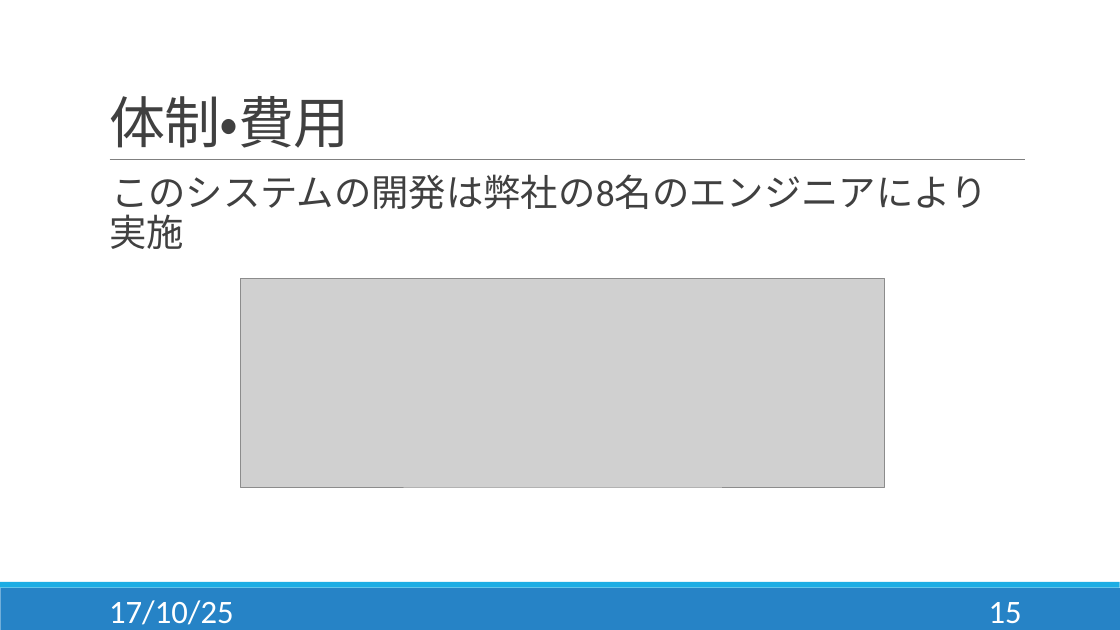
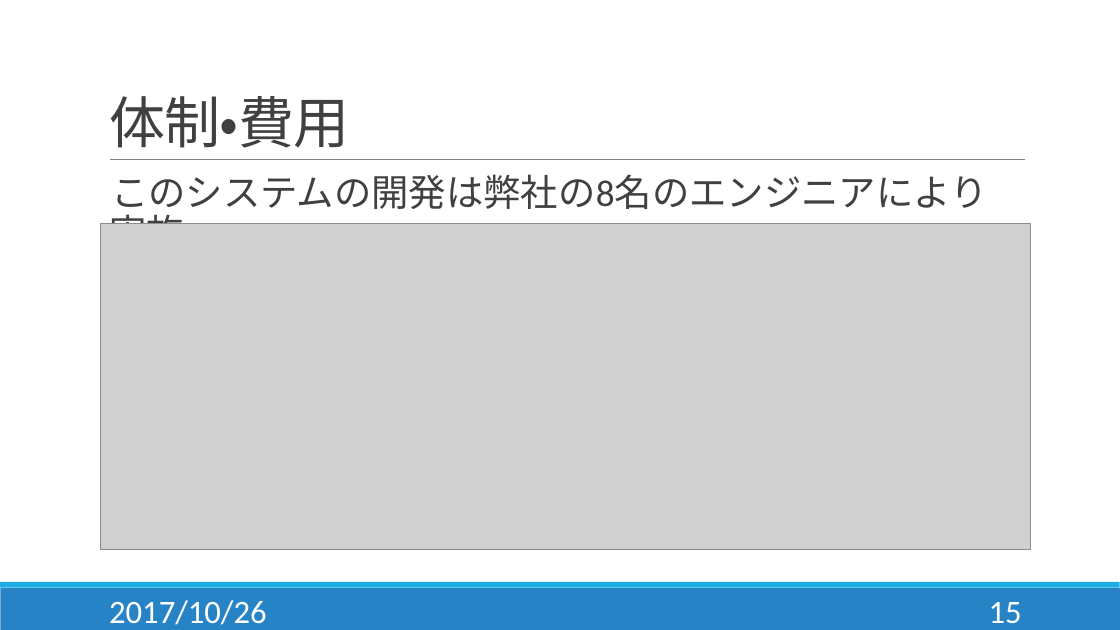
Before and after one commit to Hamato190360c/Siesta, a slide deck: slide 15 of 提案書発表/システム提案書_発表.pptx. Drawn at 1120x630 pixels with LibreOffice and Linux fonts; fonts in the diff are those of the drawing; grey boxes stand for pictures. Boxes give left, top, right and bottom in pixels: in the first picture for what was removed or moved away, otherwise in the second. Text is boxed around its words. In the diff, an @@ line names an element or a change of style, - is before the commit and + after.

```diff
--- a/提案書発表/システム提案書_発表.pptx
+++ b/提案書発表/システム提案書_発表.pptx
@@ picture added at box(101, 223, 1030, 549) @@
@@ picture removed at box(241, 278, 886, 487) @@
@@ text at box(109, 600, 266, 625): text changed @@
-17/10/25
+2017/10/26
```
Also in this commit, not shown: 20 other slides changed.
